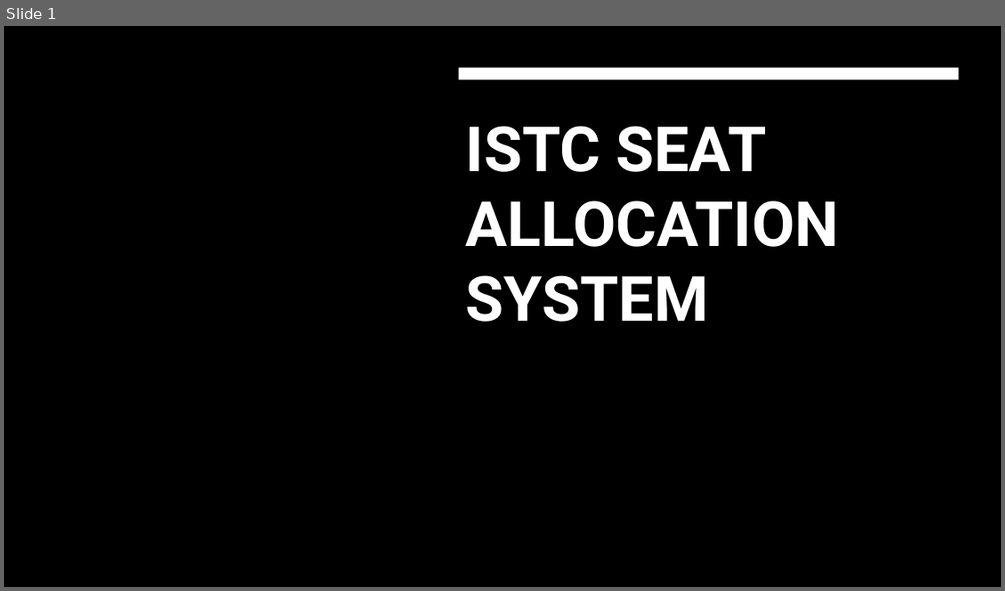
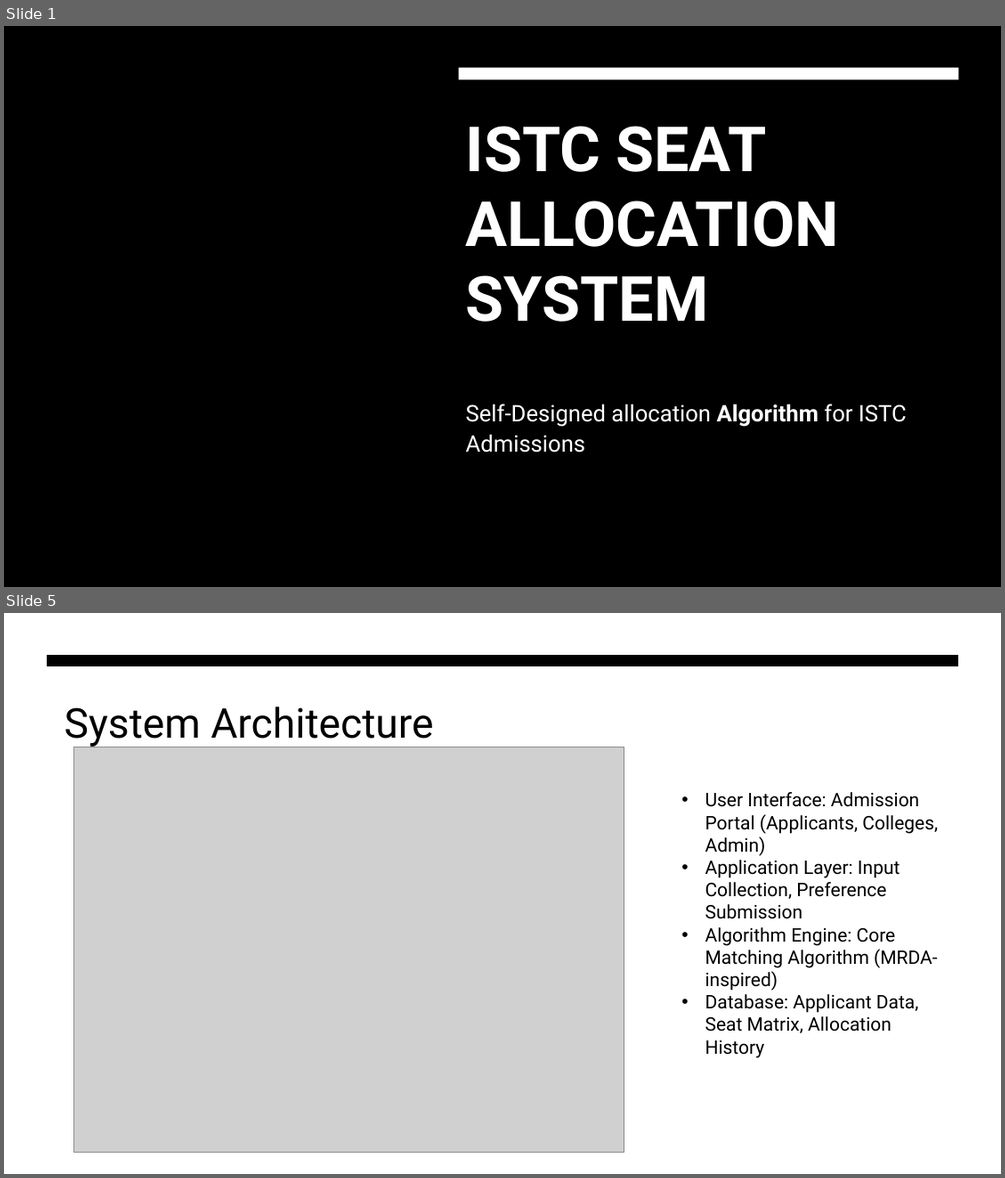
Before and after one commit to jainishjain11/istc-seat-allocation, a slide deck: public/ISTC_PPT.pptx. Shown one above the other, each under a label of ours: slide 1 before the commit, slides 1 and 5 after it; the slides between them are not shown. The pictures are 1005x591 and 1005x1178 pixels, drawn with LibreOffice and Linux fonts; fonts in the diff are those of the drawing; grey boxes stand for pictures; background and template pictures are left out. Boxes give left, top, right and bottom in pixels: in the first picture for what was removed or moved away, otherwise in the second. Text is boxed around its words. In the diff, an @@ line names an element or a change of style, - is before the commit and + after.

```diff
--- a/public/ISTC_PPT.pptx
+++ b/public/ISTC_PPT.pptx
@@ slide 5 added at (x1=4, y1=613, x2=1001, y2=1174), background #FFFFFF @@
@@ freeform shape added at (x1=47, y1=655, x2=959, y2=666), fill #000000 @@
@@ title added at (x1=65, y1=706, x2=433, y2=747), 39.6 pt, text #000000 @@
+System Architecture
@@ picture added at (x1=74, y1=747, x2=624, y2=1152) @@
@@ text added at (x1=705, y1=792, x2=938, y2=1058), 18 pt, text #000000 @@
+• User Interface: Admission Portal (Applicants, Colleges, Admin)
+• Application Layer: Input Collection, Preference Submission
+• Algorithm Engine: Core Matching Algorithm (MRDA-inspired)
+• Database: Applicant Data, Seat Matrix, Allocation History
@@ slide 1 changed as well @@
@@ subtitle added at (x1=466, y1=403, x2=906, y2=452), 22 pt, text #FFFFFF @@
+Self-Designed allocation Algorithm for ISTC Admissions
```
Also in this commit, not shown: 6 other slides added, 5 slides removed.
